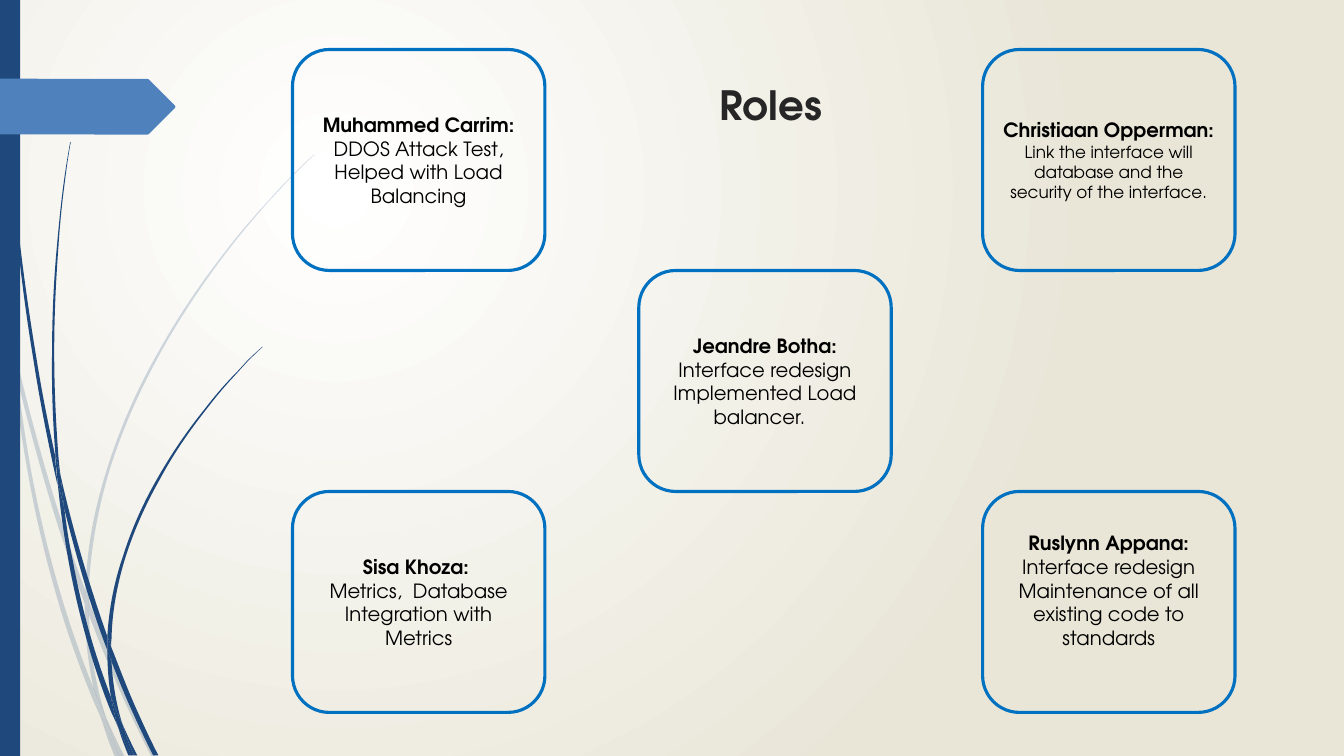
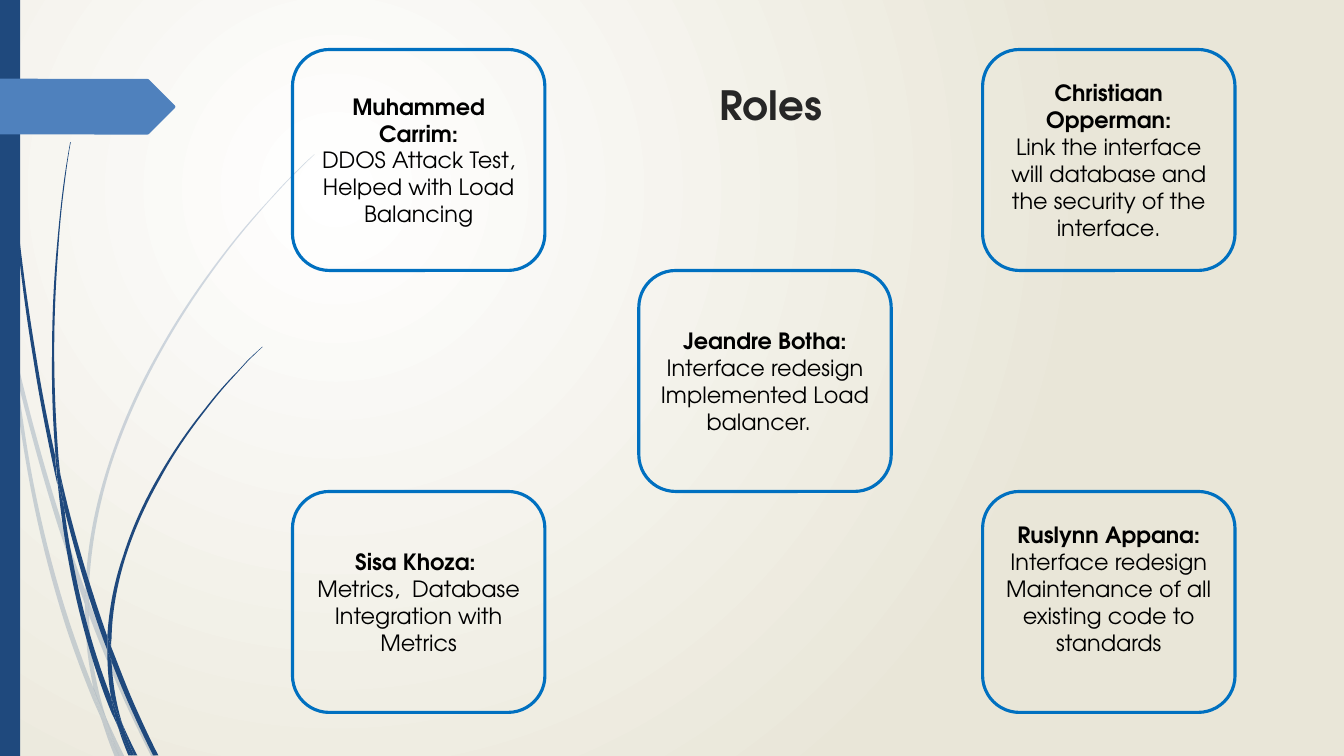
Before and after one commit to cos301-2019-se/Defendr, a slide deck: slide 2 of SRS/SlideShow4.pptx. Drawn at 1344x756 pixels with LibreOffice and Linux fonts; fonts in the diff are those of the drawing. Boxes give left, top, right and bottom in pixels: in the first picture for what was removed or moved away, otherwise in the second. Text is boxed around its words. In the diff, an @@ line names an element or a change of style, - is before the commit and + after.

```diff
--- a/SRS/SlideShow4.pptx
+++ b/SRS/SlideShow4.pptx
@@ rounded rectangle "Christiaan Opperman:" at (983,49,1235,270): size 14 to 16 pt in "Christiaan Opperman:"; size 12 to 16 pt in "Link the interface will database and the ..." @@
@@ size 14 to 16 pt in 4 elements at (983,492,1235,713), (639,270,891,491), (292,49,544,270), (292,492,544,713) @@
```
Also in this commit, not shown: 3 slides added, 1 slide removed, 1 other file.
